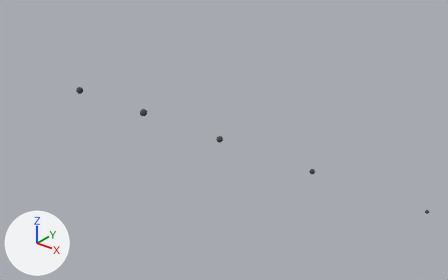
A saved change to the Blender file vehicles/effects/smoke.blend.
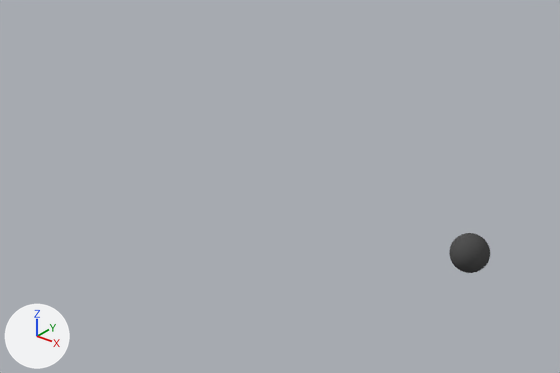
Old and new are each drawn whole from a 50 mm lens placed at (6.43, -20.21, 12.57), pointed at (-10.65, 1.14, -0.67) and again close up on the part from 0% to 21% of the width and 17% to 40% of the height. The lights are fixed; the arrows at lower left show +X, +Y and +Z.
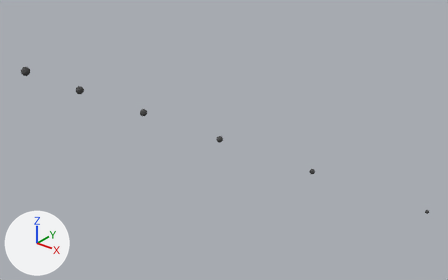
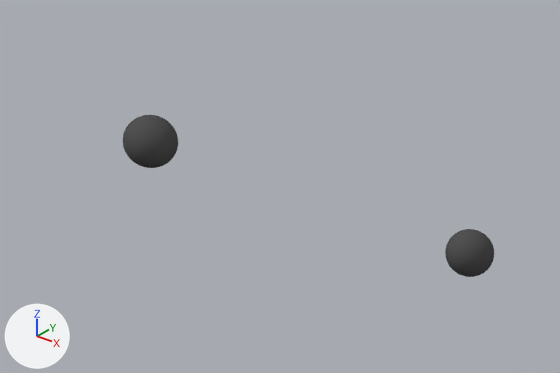
Where the change shows, as pixel boxes [x1, y1, x2, y2] in the close-ups (560 x 373 px):
```json
{"object": "Icosphere.005", "change": "added", "after": [123, 115, 178, 168]}
{"object": "Icosphere.004", "change": "rescaled", "before": [449, 233, 490, 273], "after": [445, 229, 494, 277], "on screen": "19% wider, 20% taller"}
```

The change, as JSON lines over the scene's bpy script:
```json
{"op": "set", "path": "ob_icosphere_004.scale", "old": "(0.375, 0.375, 0.375)", "new": "(0.45, 0.45, 0.45)"}
{"op": "add", "block": "ob_icosphere_005", "code": ["ob_icosphere_005 = bpy.data.objects.new('Icosphere.005', me_icosphere.copy())  # the mesh of ob_icosphere_004", "ob_icosphere_005.location = (-25.0, 0.0, 0.0)", "ob_icosphere_005.scale = (0.54, 0.54, 0.54)"]}
```
